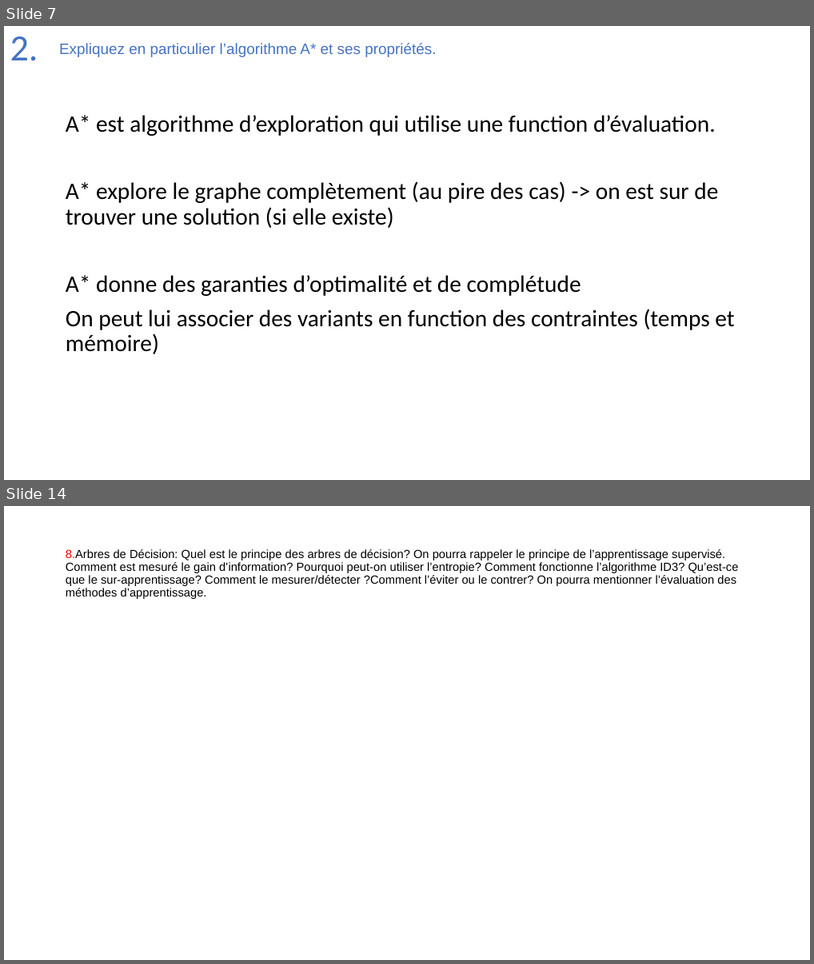
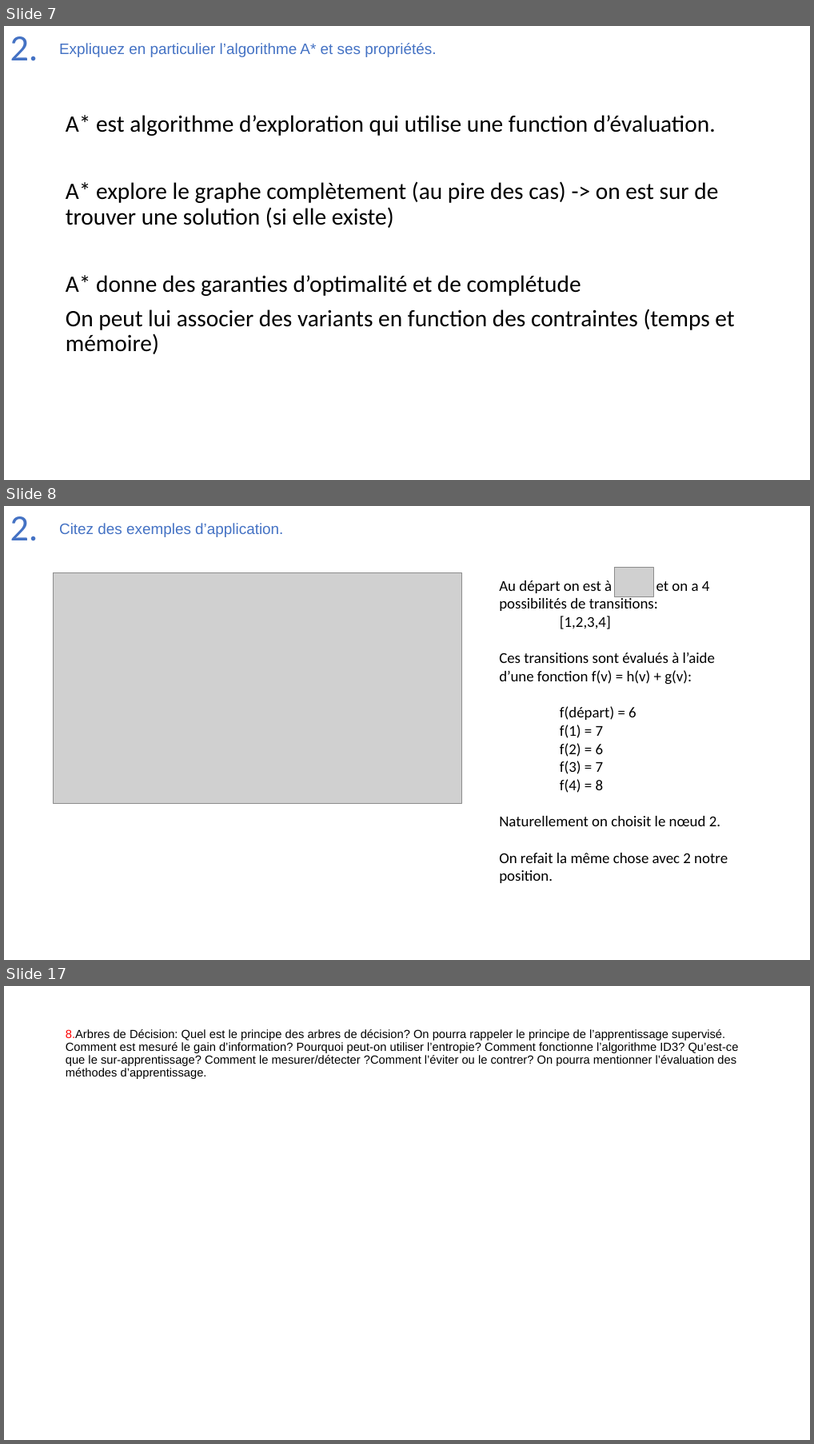
Before and after one commit to Joao-Quinta/Uni3eme, a slide deck: intelligenceArtificielle/Intelligence_artificielle_exam.pptx. Shown one above the other, each under a label of ours: slides 7 and 14 before the commit, slides 7, 8 and 17 after it; the slides between them are not shown. The pictures are 814x964 and 814x1444 pixels, drawn with LibreOffice and Linux fonts; fonts in the diff are those of the drawing; grey boxes stand for pictures. Boxes give left, top, right and bottom in pixels: in the first picture for what was removed or moved away, otherwise in the second. Text is boxed around its words. In the diff, an @@ line names an element or a change of style, - is before the commit and + after.

```diff
--- a/intelligenceArtificielle/Intelligence_artificielle_exam.pptx
+++ b/intelligenceArtificielle/Intelligence_artificielle_exam.pptx
@@ slide 8 added at bbox=[4, 506, 810, 960], background #FFFFFF @@
@@ title added at bbox=[10, 516, 38, 541], 44 pt, text #4472C4 @@
+2.
@@ text added at bbox=[59, 523, 283, 537], 18 pt, text #4472C4 @@
+Citez des exemples d’application.
@@ picture added at bbox=[54, 572, 462, 804] @@
@@ picture added at bbox=[615, 567, 654, 597] @@
@@ text added at bbox=[499, 580, 728, 883], 18 pt, text #000000 @@
+Au départ on est à et on a 4 possibilités de transitions:
+[1,2,3,4]
+Ces transitions sont évalués à l’aide d’une fonction f(v) = h(v) + g(v):
+f(départ) = 6
+f(1) = 7
+f(2) = 6
+f(3) = 7
+f(4) = 8
+Naturellement on choisit le nœud 2.
+On refait la même chose avec 2 notre position.
@@ what was slide 14 is now slide 17 @@
```
Also in this commit, not shown: 8 slides changed, 2 other slides added.
